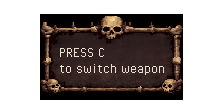
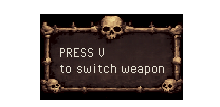
Layer changes from the first 220x107 image to the second:
renamed "PRESS C ..." to "PRESS V ...", painted on it over [99, 48, 104, 57]
